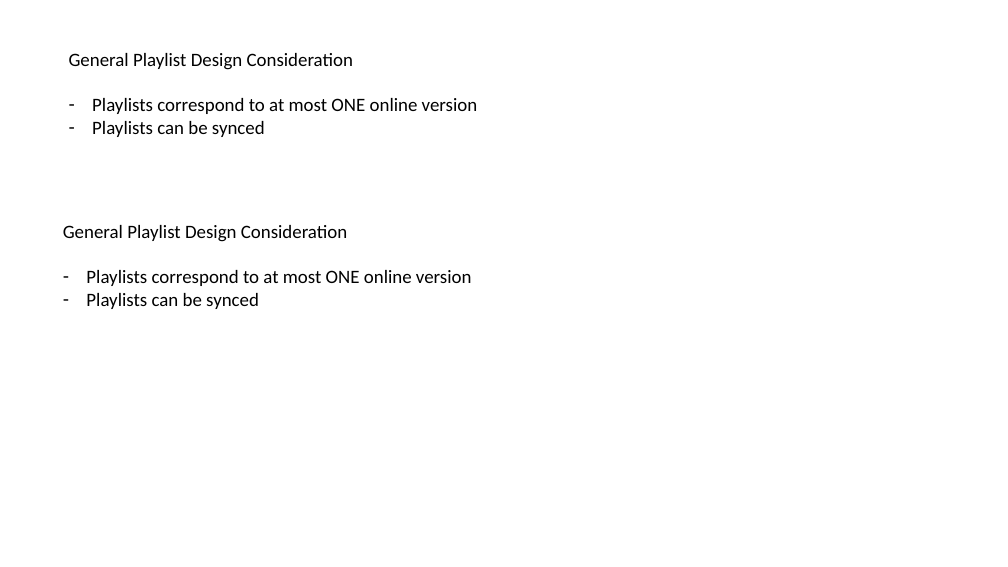
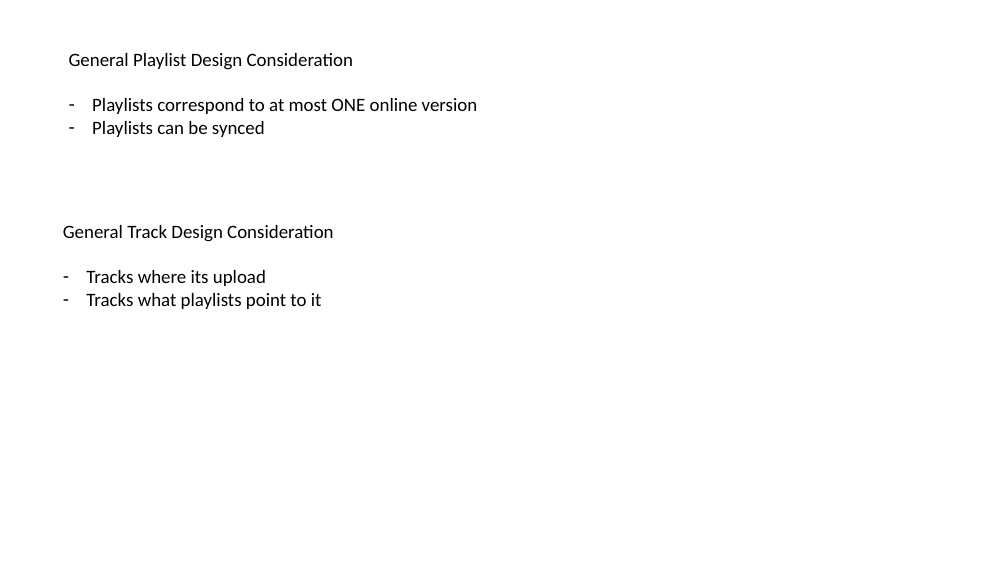
Before and after one commit to ddlinz/vox_mortis, a slide deck: slide 3 of Documentation.pptx. Drawn at 1008x567 pixels with LibreOffice and Linux fonts; fonts in the diff are those of the drawing. Boxes give left, top, right and bottom in pixels: in the first picture for what was removed or moved away, otherwise in the second. Text is boxed around its words. In the diff, an @@ line names an element or a change of style, - is before the commit and + after.

```diff
--- a/Documentation.pptx
+++ b/Documentation.pptx
@@ text at [63,225,333,309]: text changed @@
-General Playlist Design Consideration
-– Playlists correspond to at most ONE online version
-– Playlists can be synced
+General Track Design Consideration
+– Tracks where its upload
+– Tracks what playlists point to it
```
Also in this commit, not shown: 1 other slide changed, 53 other files.
